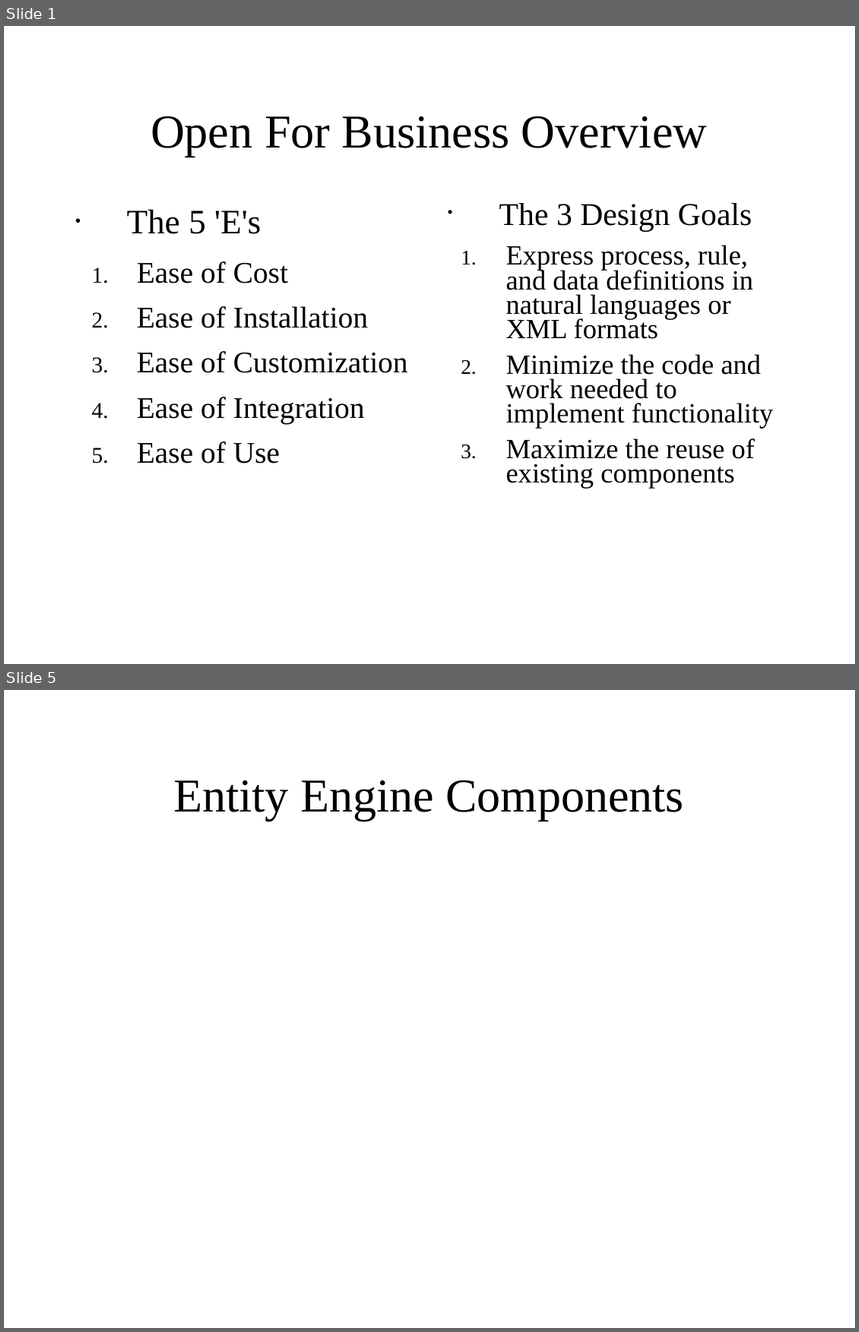
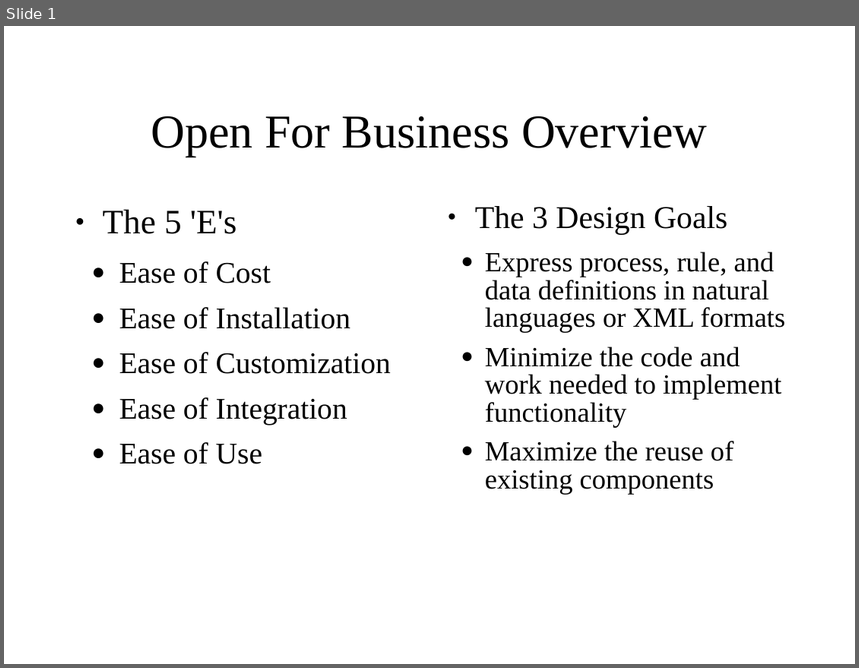
Before and after one commit to delan/OFBiz, a slide deck: website/ofbiz-overview.ppt. Shown one above the other, each under a label of ours: slides 1 and 5 before the commit, slide 1 after it; the slides between them are not shown. The pictures are 859x1332 and 859x668 pixels, drawn with LibreOffice and Linux fonts; fonts in the diff are those of the drawing. Boxes give left, top, right and bottom in pixels: in the first picture for what was removed or moved away, otherwise in the second. Text is boxed around its words. In the diff, an @@ line names an element or a change of style, - is before the commit and + after.

Commit message:
Added a whole bunch of stuff to the presentation, mostly entity and services stuff

```diff
--- a/website/ofbiz-overview.ppt
+++ b/website/ofbiz-overview.ppt
@@ slide 5 removed at <box>4,690,855,1328</box>, background #FFFFFF @@
@@ title removed at <box>173,780,685,821</box> @@
-Entity Engine Components
@@ slide 1 changed as well @@
@@ text "The 5 'E's" at <box>103,209,391,465</box>: bullet • to ●; bullet 1. to ● @@
@@ text "The 3 Design Goals" at <box>475,206,786,494</box>: bullet • to ●; line spacing 0.73 to 0.83; bullet 1. to ● @@
```
Also in this commit, not shown: 2 other slides changed, 8 slides added, 2 other slides removed, 1 other file.
